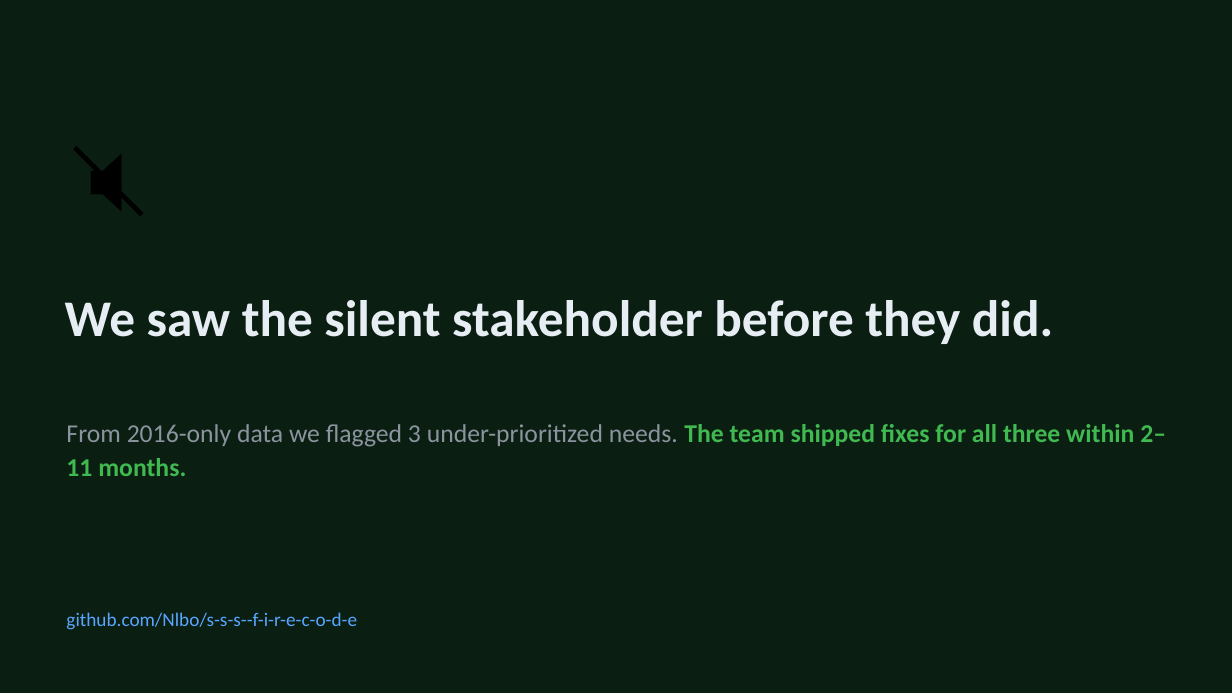
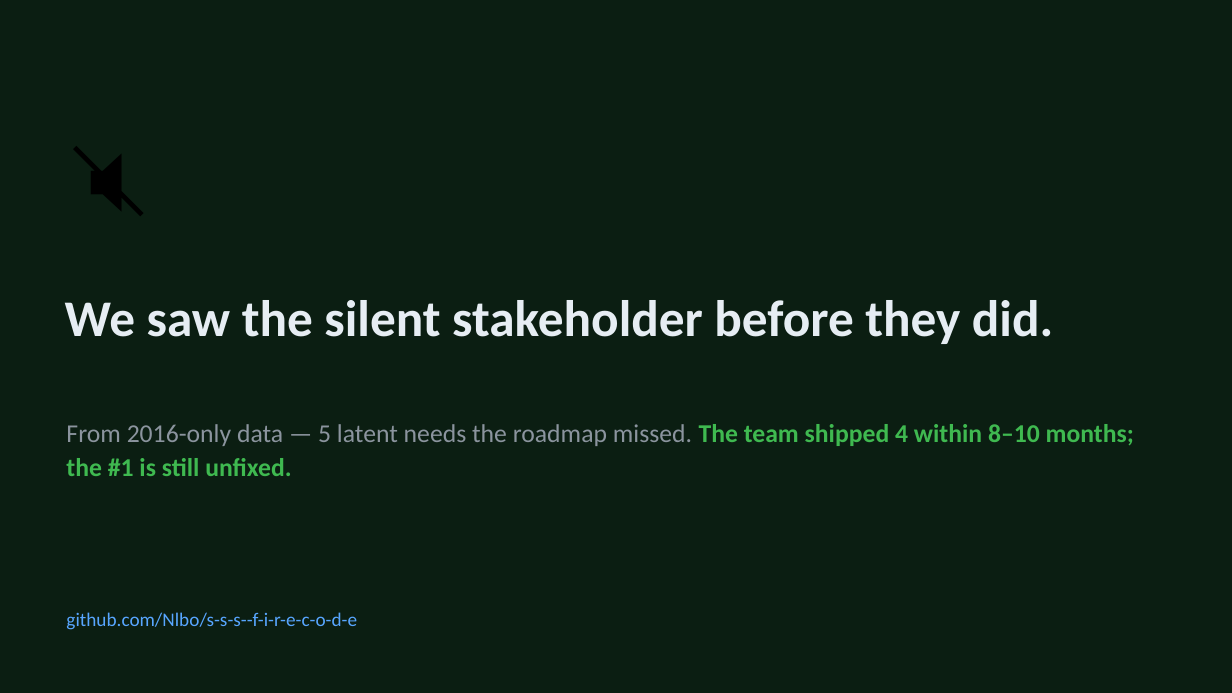
Before and after one commit to Nlbo/s-s-s--f-i-r-e-c-o-d-e, a slide deck: slide 9 of docs/Silent_Stakeholder_Pitch.pptx. Drawn at 1232x693 pixels with LibreOffice and Linux fonts; fonts in the diff are those of the drawing. Boxes give left, top, right and bottom in pixels: in the first picture for what was removed or moved away, otherwise in the second. Text is boxed around its words. In the diff, an @@ line names an element or a change of style, - is before the commit and + after.

```diff
--- a/docs/Silent_Stakeholder_Pitch.pptx
+++ b/docs/Silent_Stakeholder_Pitch.pptx
@@ text at bbox=[66, 424, 1134, 476]: text changed; text colour #8B949E to #3FB950; bold on @@
-From 2016-only data we flagged 3 under-prioritized needs. The team shipped fixes for all three within 2–11 months.
+From 2016-only data — 5 latent needs the roadmap missed. The team shipped 4 within 8–10 months; the #1 is still unfixed.
```
Also in this commit, not shown: 1 other slide changed, 1 slide added, 1 slide removed, 9 other files.
